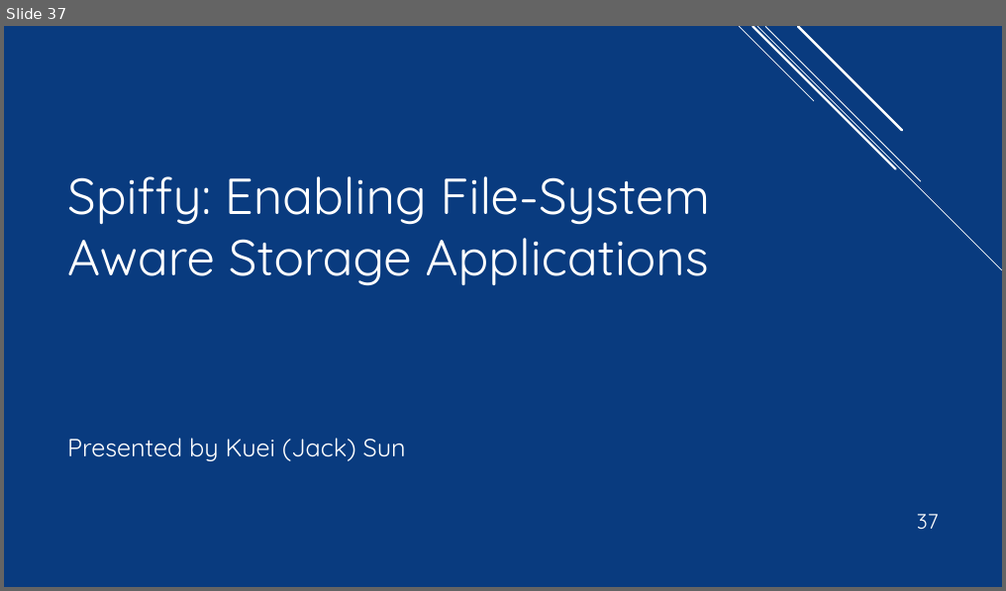
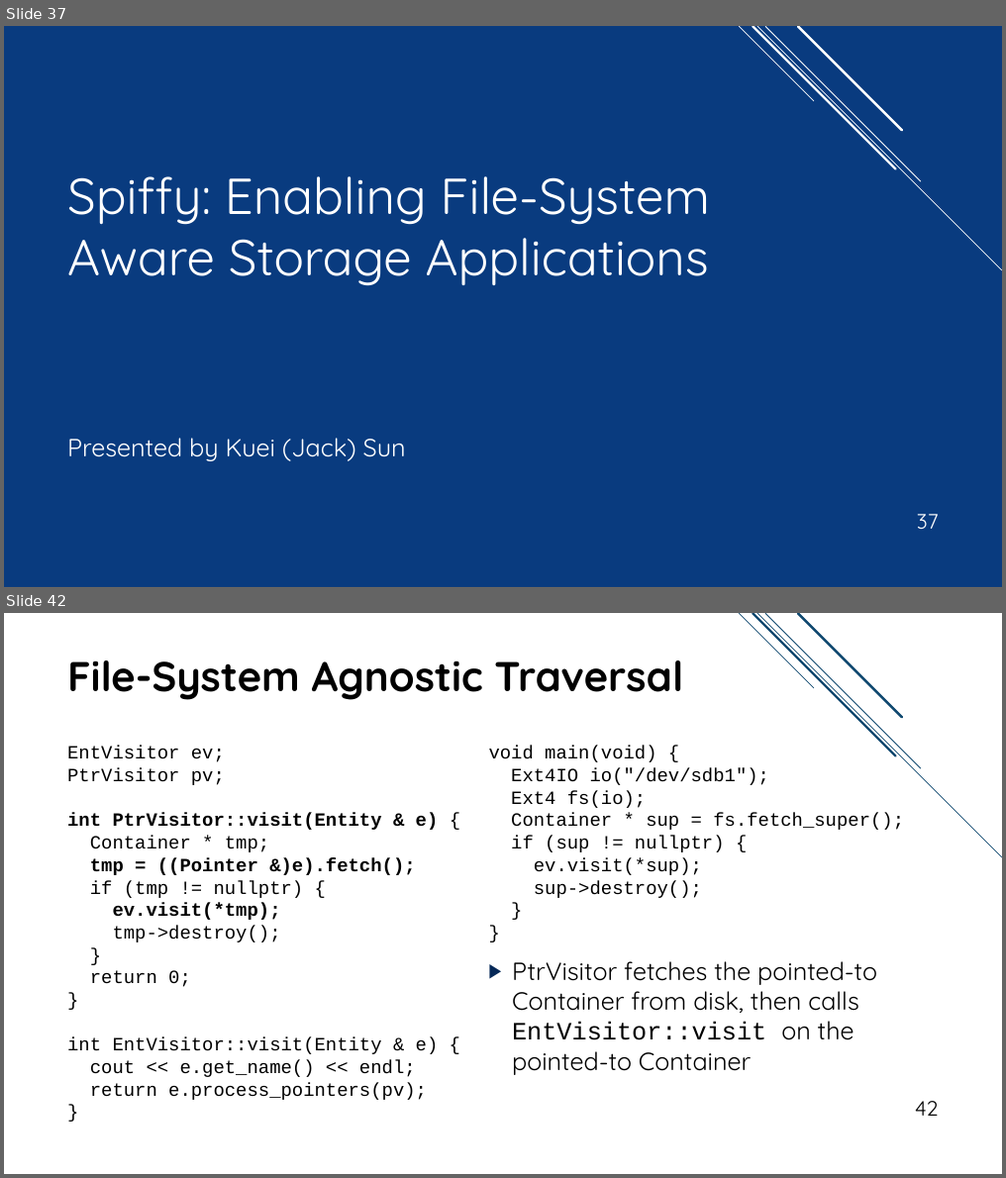
Before and after one commit to jacksun007/spiffy-paper, a slide deck: talk/spiffy_talk.pptx. Shown one above the other, each under a label of ours: slide 37 before the commit, slides 37 and 42 after it; the slides between them are not shown. The pictures are 1006x591 and 1006x1178 pixels, drawn with LibreOffice and Linux fonts; fonts in the diff are those of the drawing. Boxes give left, top, right and bottom in pixels: in the first picture for what was removed or moved away, otherwise in the second. Text is boxed around its words. In the diff, an @@ line names an element or a change of style, - is before the commit and + after.

Commit message:
added backup slide for Spiffy API and Generic Traversal

```diff
--- a/talk/spiffy_talk.pptx
+++ b/talk/spiffy_talk.pptx
@@ slide 42 added at (x1=4, y1=613, x2=1002, y2=1174), background #FFFFFF @@
@@ group added at (x1=740, y1=613, x2=1002, y2=858): 5 lines @@
@@ title added at (x1=67, y1=661, x2=683, y2=700), 40 pt, text #000000, bold @@
+File-System Agnostic Traversal
@@ text added at (x1=67, y1=746, x2=439, y2=1100), 18 pt, text #000000 @@
+EntVisitor ev;
+PtrVisitor pv;
+int PtrVisitor::visit(Entity & e) {
+Container * tmp;
+tmp = ((Pointer &)e).fetch();
+if (tmp != nullptr) {
+ev.visit(*tmp);
+tmp->destroy();
+}
+return 0;
+}
+int EntVisitor::visit(Entity & e) {
+cout << e.get_name() << endl;
+return e.process_pointers(pv);
+}
@@ text added at (x1=489, y1=746, x2=904, y2=898), 18 pt, text #000000 @@
+void main(void) {
+Ext4IO io("/dev/sdb1");
+Ext4 fs(io);
+Container * sup = fs.fetch_super();
+if (sup != nullptr) {
+ev.visit(*sup);
+sup->destroy();
+}
+}
@@ text added at (x1=512, y1=961, x2=877, y2=1075), 24 pt, text #000000 @@
+▶ PtrVisitor fetches the pointed-to Container from disk, then calls EntVisitor::visit on the pointed-to Container
@@ page number added at (x1=915, y1=1101, x2=939, y2=1116), 20 pt, text #000000 @@
+42
```
Also in this commit, not shown: 12 slides changed, 4 other slides added.
